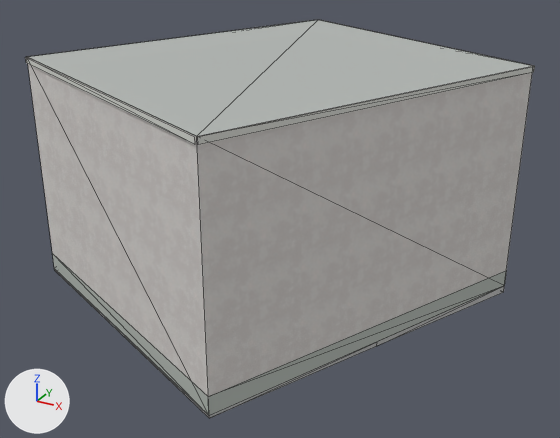
What one commit did to the Blender file assets/blender/buildings/osm-way-570947104.blend.
One viewpoint serves both versions: a 50 mm lens placed at (7.01, -12.53, 7.6), pointed at (0.23, -0.2, 1.44). Every picture has the same lights, and +X, +Y and +Z are marked at lower left. The picture after the commit comes second. Mesh edges are drawn as thin lines.

In view in the first picture: 'building foundation 570947104', 'reality 570947104 near reality aged pale plaster', 'reality 570947104 near reality concrete plinth', 'reality 570947104 near reality flat weathered roof', 'reality 570947104 near reality pale aluminum sill'.
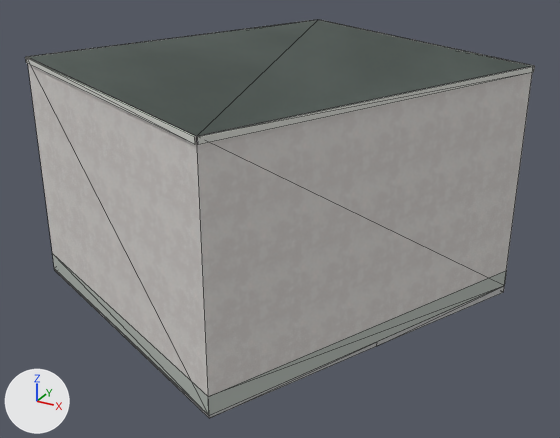
Pixel boxes [x1, y1, x2, y2] of what changed, in the pictures (560 x 438 px):
'reality 570947104 near reality flat weathered roof', surface changed (darker)
    both: [28, 20, 531, 136]
part 1 of me_reality_570947104_near_reality_pale_aluminum_sill, built on
    both: [25, 20, 533, 143]

What changed in the scene script:
```text
Add img_roof_color_png:
    img_roof_color_png = load_image('roof-color.png', '../../../public/models/architecture/textures/roof-color.png', 256, 256, 'sRGB')
Add img_roof_normal_png:
    img_roof_normal_png = load_image('roof-normal.png', '../../../public/models/architecture/textures/roof-normal.png', 256, 256, 'Non-Color')
Change mat_reality_flat_weathered_roof:
    remove # nodes: BsdfPrincipled, OutputMaterial
    remove # colours: grey #b3b7b4
    nodes: BsdfPrincipled, MixRGB, NormalMap, OutputMaterial, TexImage x2
    colours: white #ffffff
    uses the picture img_roof_color_png
    uses the picture img_roof_normal_png
Change me_reality_570947104_near_reality_pale_aluminum_sill:
    used by ob_reality_570947104_near_reality_pale_aluminum_sill; parent = ob_osm_way_570947104; location = (0.0, 0.0, 0.0)
    remove me_reality_570947104_near_reality_pale_aluminum_sill.from_pydata(...)  # 16 vertices, 8 faces; spans x -4.32..4.31, y -4.51..4.55, z 4.39..4.5
    add me_reality_570947104_near_reality_pale_aluminum_sill.from_pydata(...)  # 32 vertices, 16 faces; spans x -4.32..4.31, y -4.51..4.55, z 4.39..4.5
    me_reality_570947104_near_reality_pale_aluminum_sill part 1
    8 faces are deleted
    8 vertices are added at x -4.3..4.28, y -4.48..4.52, z 4.5
    8 new vertices lie (0.0, 0.0, 0.11) away from vertices in x -4.32..4.31, y -4.51..4.55, z 4.39
    16 new faces join them
```
